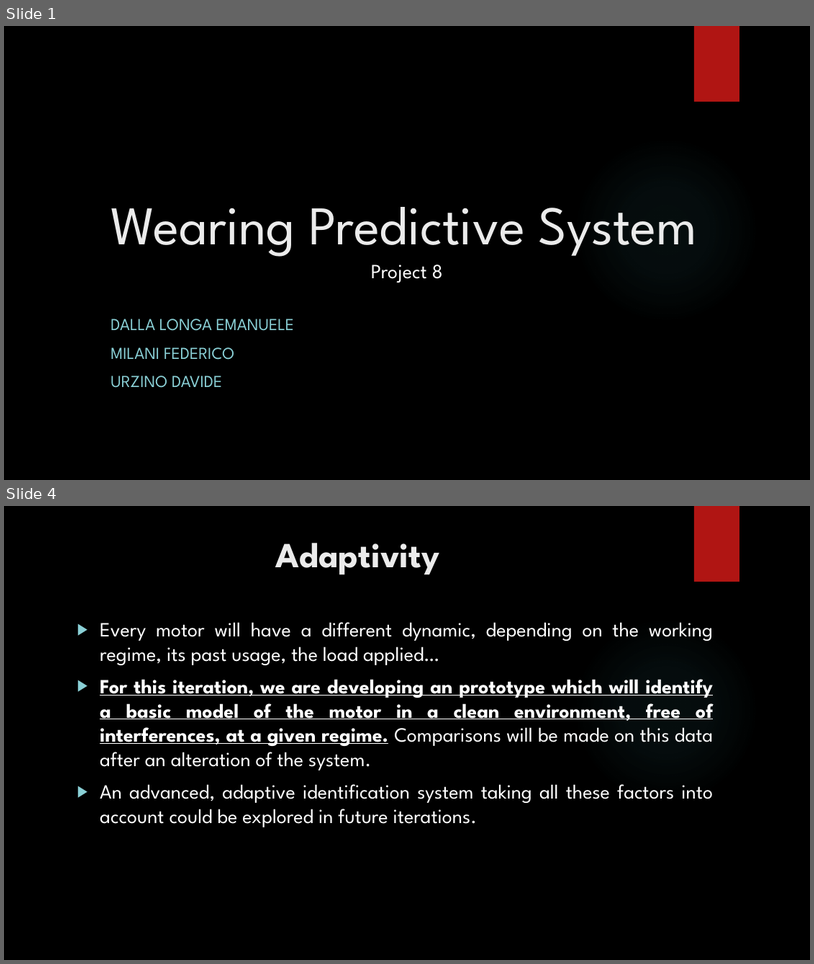
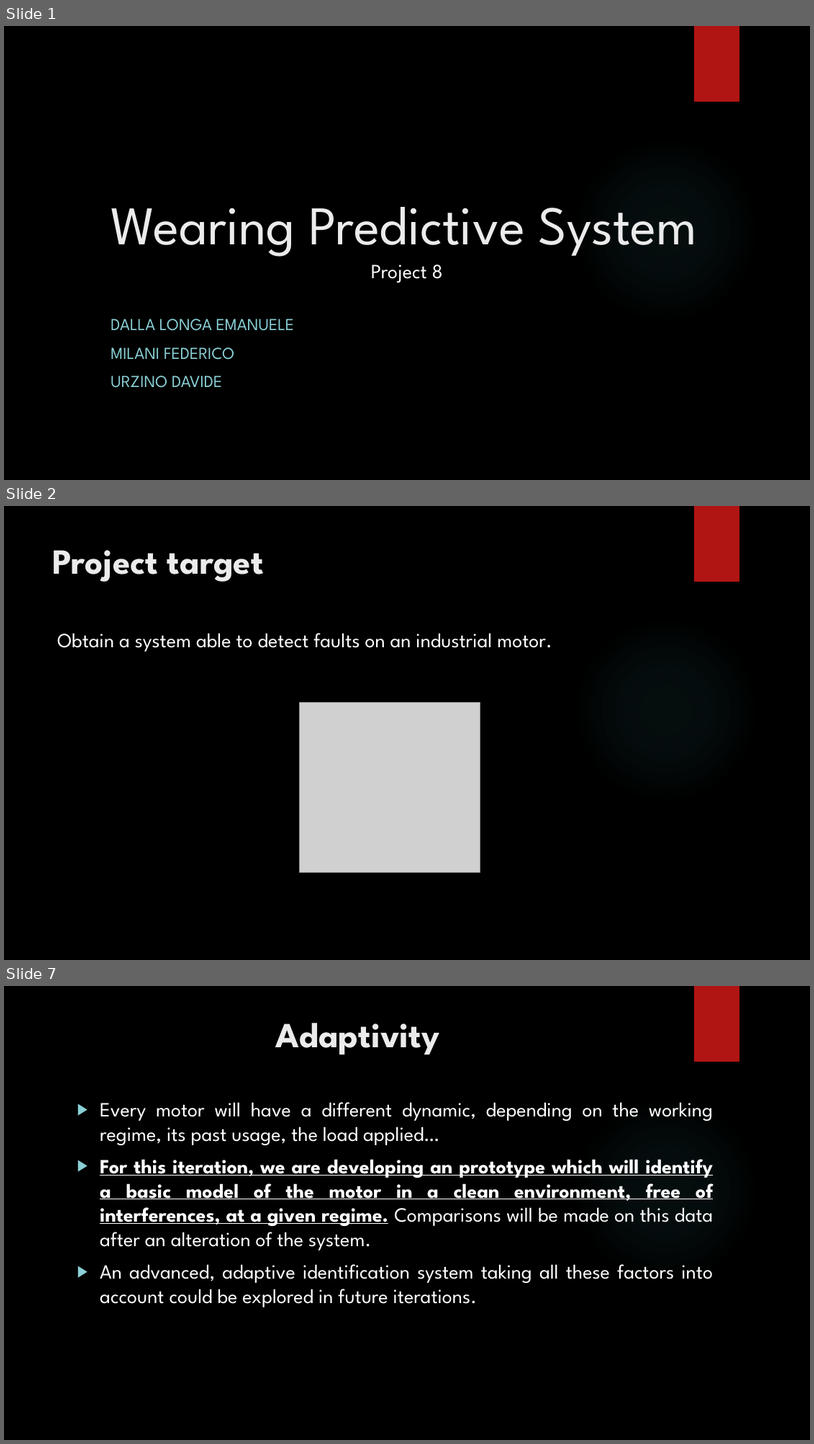
Before and after one commit to urzino/FanMonitoringBlueCoin, a slide deck: Pervasive_presentation_Milestone1_group8_lele.pptx. Shown one above the other, each under a label of ours: slides 1 and 4 before the commit, slides 1, 2 and 7 after it; the slides between them are not shown. The pictures are 814x964 and 814x1444 pixels, drawn with LibreOffice and Linux fonts; fonts in the diff are those of the drawing; grey boxes stand for pictures; background and template pictures are left out. Boxes give left, top, right and bottom in pixels: in the first picture for what was removed or moved away, otherwise in the second. Text is boxed around its words. In the diff, an @@ line names an element or a change of style, - is before the commit and + after.

```diff
--- a/Pervasive_presentation_Milestone1_group8_lele.pptx
+++ b/Pervasive_presentation_Milestone1_group8_lele.pptx
@@ slide 2 added at [4,506,810,960], background picture (left out); not listed: 2 template elements that a slide beside it also shows @@
@@ title added at [53,550,264,582], 42 pt, text #EBEBEB, bold @@
+Project target
@@ text added at [57,633,552,651], 24 pt, text #FFFFFF @@
+Obtain a system able to detect faults on an industrial motor.
@@ picture added at [300,703,480,872] @@
@@ what was slide 4 is now slide 7 @@
```
Also in this commit, not shown: 7 slides changed, 3 other slides added, 1 other file.
